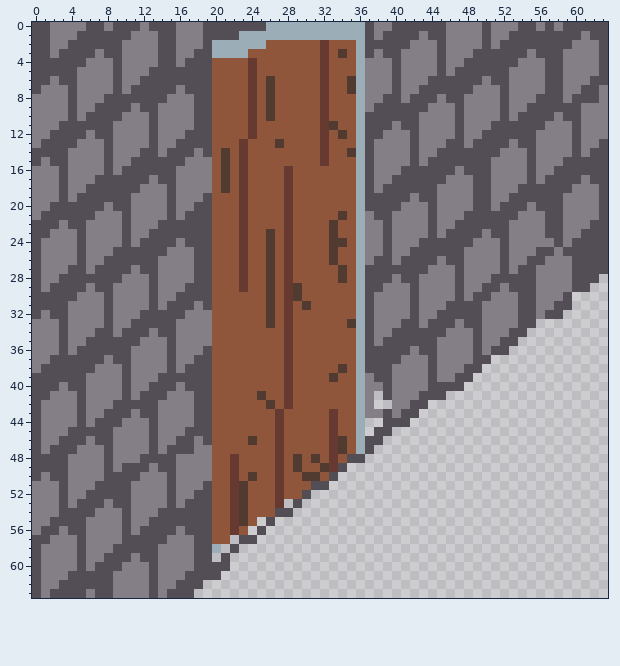
One commit to this pixel-art sprite: ressources/images/perso/fin/BlindManWalkingInDoor16.png. The picture above is the old version.
The file is 64x64 pixels.
After:
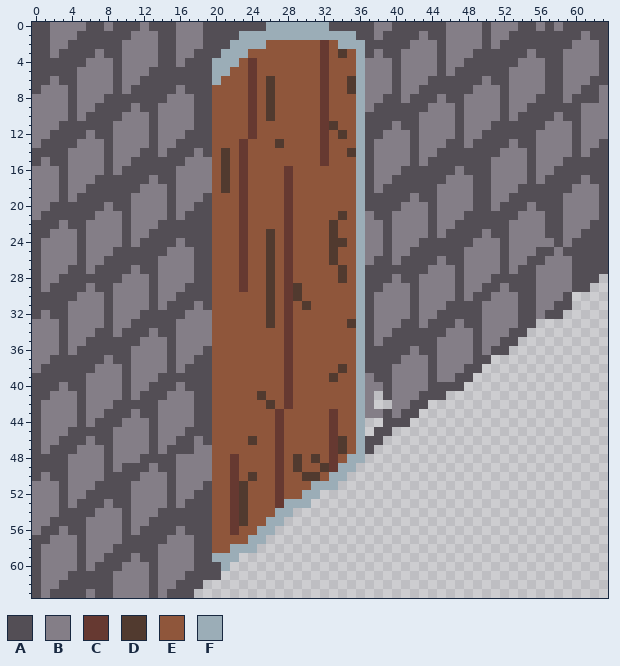
Palette (. is transparent): A #534e55  B #847e87  C #663931  D #513a2f  E #8f563b  F #9badb7
Changes in this commit:
Colour F gives way to colour A in row 0 at x 33 to 36; in row 1 at x 36; in row 2 at x 20 to 21; in row 3 at x 20.
The edit adds colour E in row 55 at x 25; in row 56 at x 24; in row 57 at x 22; in row 58 at x 21.
Colour A gives way to colour E in row 57 at x 23.
Colour F gives way to colour E in row 58 at x 20.
The edit adds colour F in row 49 at x 35; in row 50 at x 34; in row 51 at x 33; in row 52 at x 31; in row 53 at x 28 and 30; in row 55 at x 27.
The edit adds colour F in row 56 at x 26; in row 57 at x 25; in row 58 at x 23 to 24; in row 59 at x 20 and 22.
Colour A gives way to colour F in row 48 at x 35 to 36; in row 49 at x 34; in row 50 at x 33; in row 51 at x 31 to 32; in row 52 at x 30; in row 53 at x 29.
Colour A gives way to colour F in row 54 at x 27 to 28; in row 55 at x 26; in row 56 at x 25; in row 57 at x 24; in row 58 at x 22; in rows 59 to 60 at x 21.
Colour E gives way to colour F in row 2 at x 34 to 35; in row 4 at x 20 to 22; in row 5 at x 20 to 21; in row 6 at x 20.
